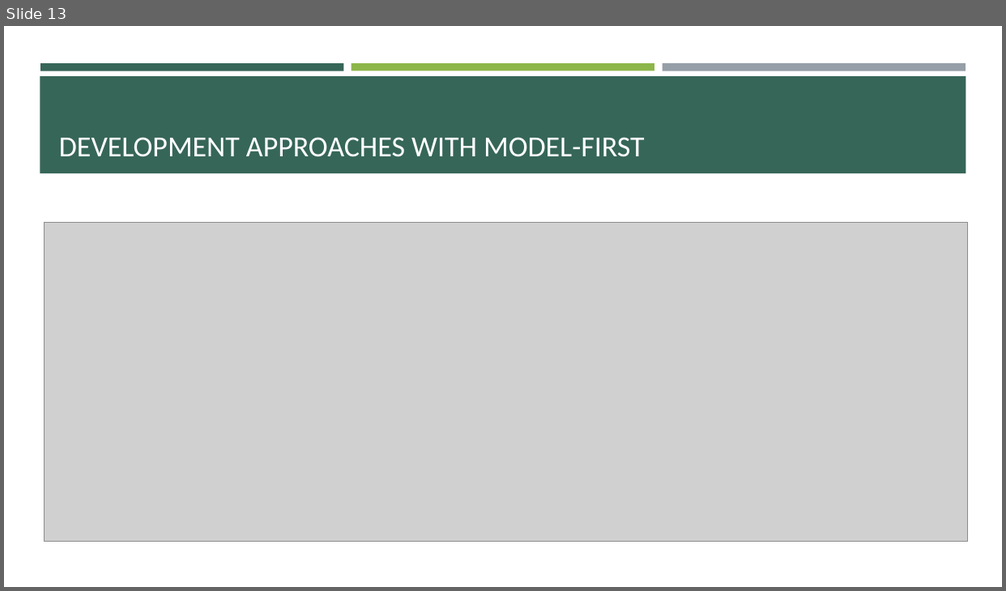
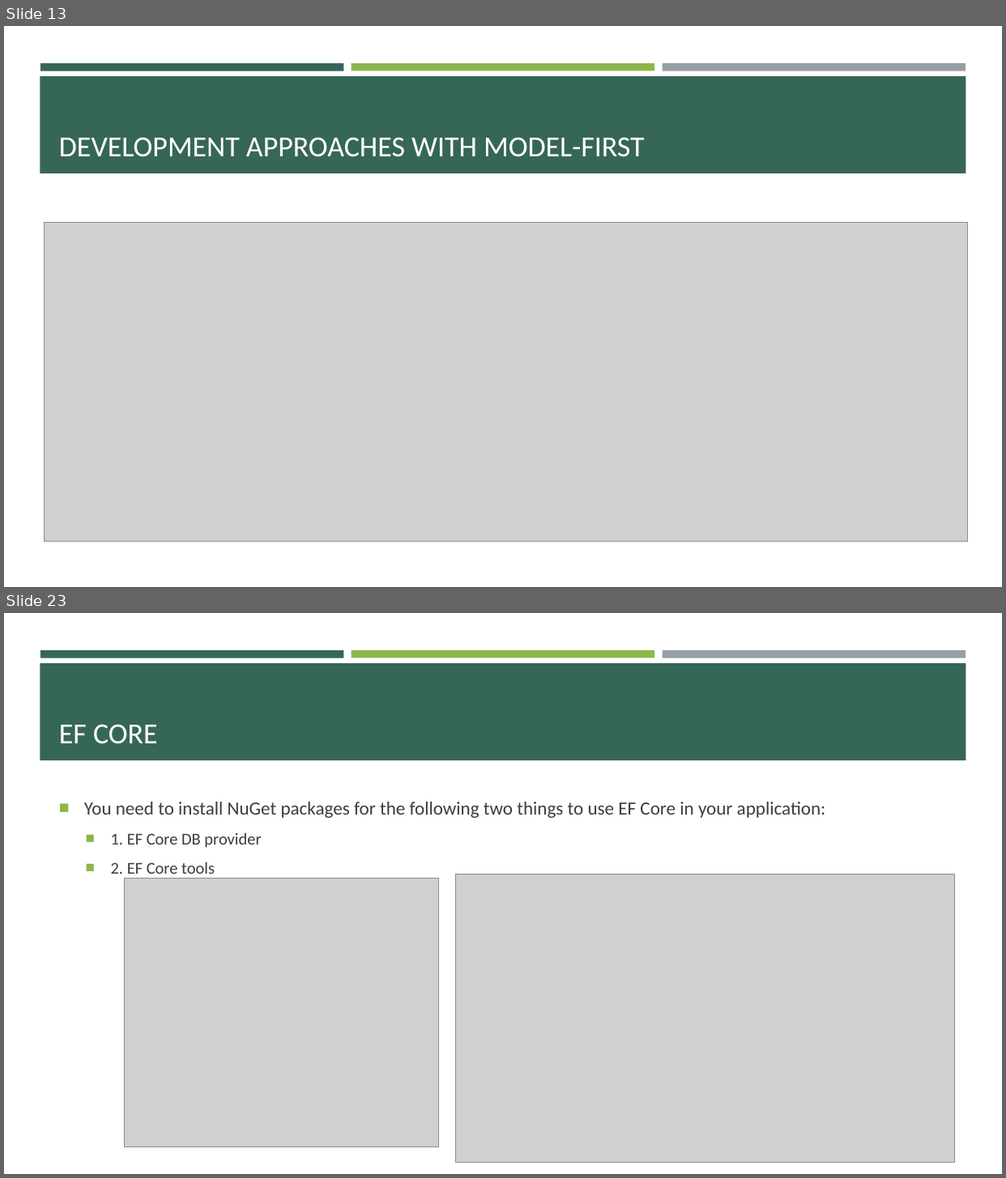
Before and after one commit to BunditSpace/Backend-Training, a slide deck: entity framework/Entity Framework.pptx. Shown one above the other, each under a label of ours: slide 13 before the commit, slides 13 and 23 after it; the slides between them are not shown. The pictures are 1006x591 and 1006x1178 pixels, drawn with LibreOffice and Linux fonts; fonts in the diff are those of the drawing; grey boxes stand for pictures. Boxes give left, top, right and bottom in pixels: in the first picture for what was removed or moved away, otherwise in the second. Text is boxed around its words. In the diff, an @@ line names an element or a change of style, - is before the commit and + after.

```diff
--- a/entity framework/Entity Framework.pptx
+++ b/entity framework/Entity Framework.pptx
@@ slide 23 added at (4, 613, 1002, 1174), background #FFFFFF; not listed: 4 template elements that a slide beside it also shows @@
@@ title added at (59, 724, 158, 744), 28 pt, text #FFFFFF @@
+EF CORE
@@ text added at (84, 802, 826, 879), 18 pt, text #3D3D3D @@
+■ You need to install NuGet packages for the following two things to use EF Core in your application:
+  ■ 1. EF Core DB provider
+  ■ 2. EF Core tools
@@ picture added at (124, 878, 438, 1147) @@
@@ picture added at (455, 875, 955, 1162) @@
```
Also in this commit, not shown: 1 slide changed, 13 other slides added, 1 slide removed, 12 other files.
